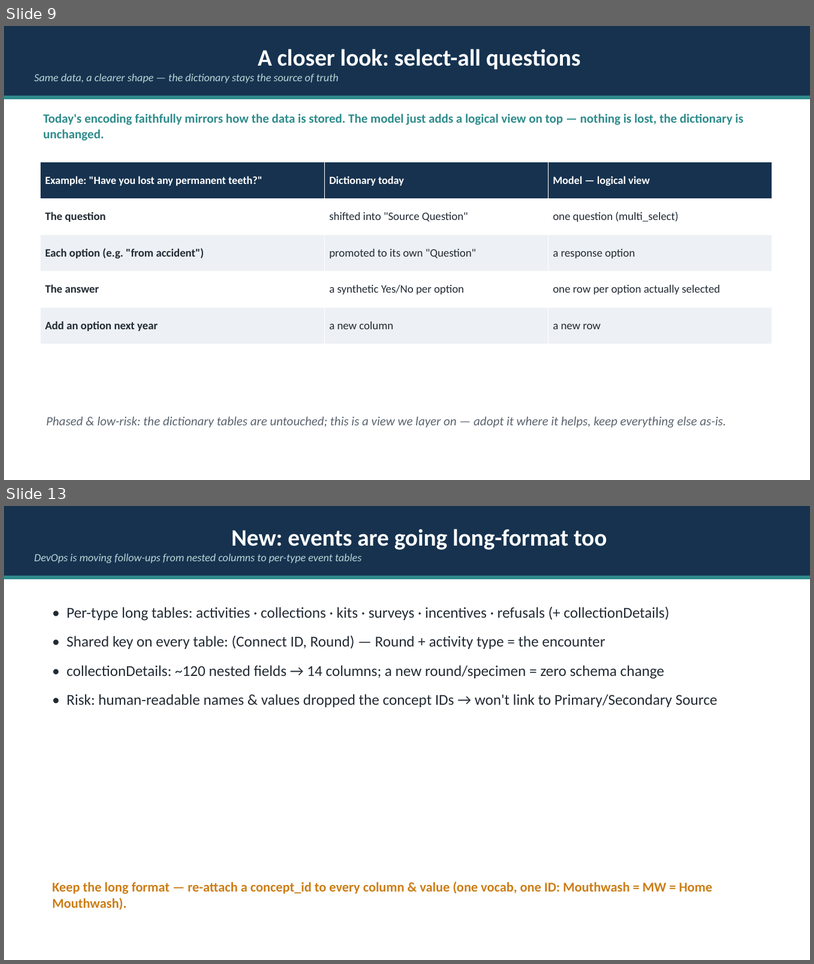
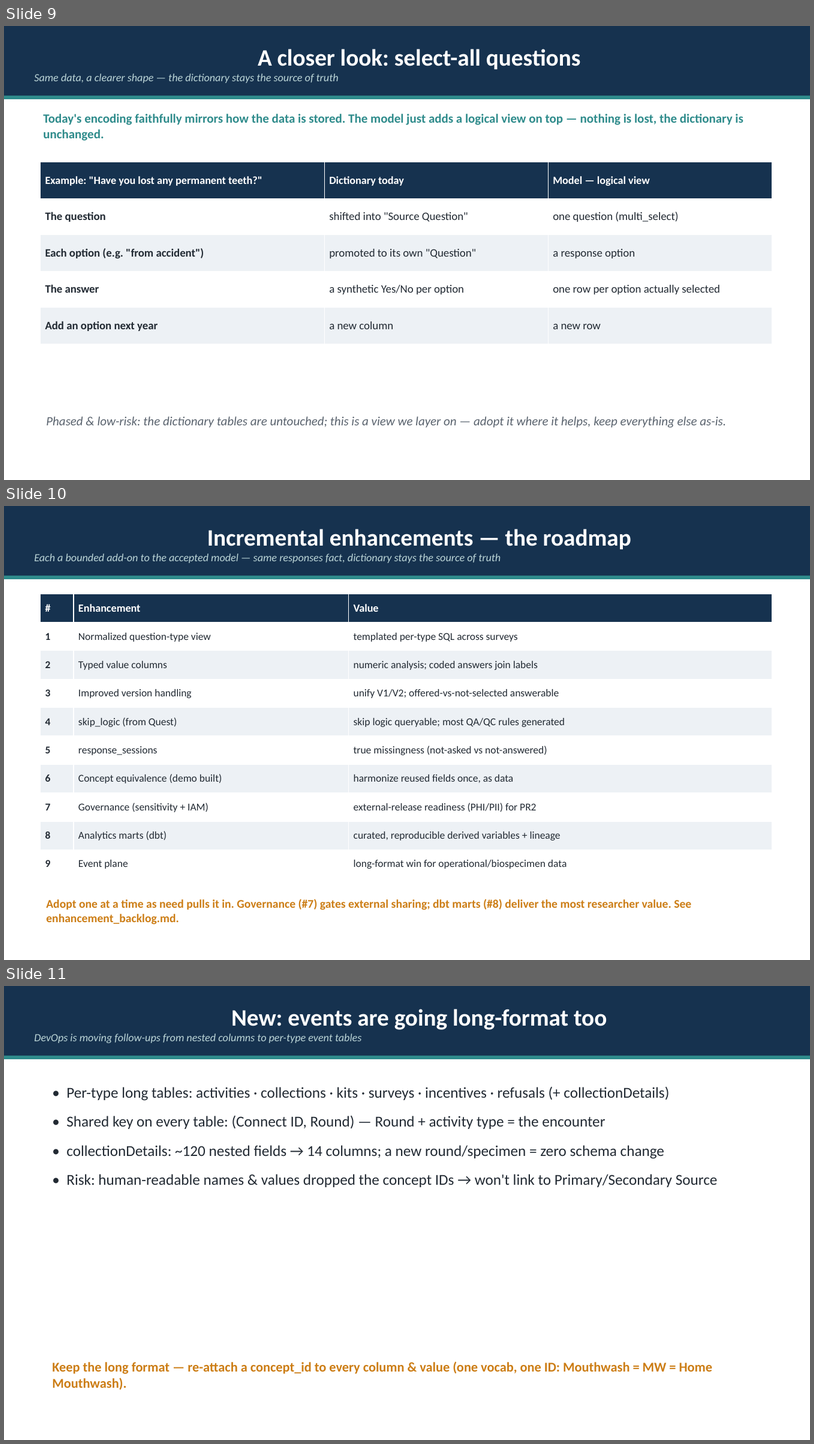
Before and after one commit to Analyticsphere/relational_data_model_demo, a slide deck: docs/Connect_Data_Model_Pitch.pptx. Shown one above the other, each under a label of ours: slides 9 and 13 before the commit, slides 9, 10 and 11 after it; the slides between them are not shown. The pictures are 814x964 and 814x1444 pixels, drawn with LibreOffice and Linux fonts; fonts in the diff are those of the drawing. Boxes give left, top, right and bottom in pixels: in the first picture for what was removed or moved away, otherwise in the second. Text is boxed around its words. In the diff, an @@ line names an element or a change of style, - is before the commit and + after.

Commit message:
Adopt Dictionary-Direct as THE model; recast Model B features as incremental enhancements
Decision: the Dictionary-Direct model (dictionary as source of truth + one long responses fact) is the
accepted Connect Data Model. The larger redesigned warehouse (formerly "Model B" / "Phase 2") is not
pursued as a wholesale transformation; its valuable capabilities are now documented as bounded, optional
enhancements layered on the accepted model.

- Add docs/enhancement_backlog.md: the decision record + each feature as a potential extension (value,
  sketch, cost) — normalized question-type view, typed value columns, version handling, skip_logic,
  response_sessions, concept equivalence, governance, dbt analytics marts (kept), event plane.
- README: "The Data Model" (Dictionary-Direct) + an "Incremental enhancements" section; Phase 2 narrative,
  ERD, and Next Steps removed/refocused.
- Refocus AGENTS.md, docs/internal_pitch.md, docs/example_queries.md (three-way -> two-way), and the slide
  deck (build_deck.py regenerated: two-phase/Phase-2 slides -> one enhancement-roadmap slide).
- Delete Model B artifacts: connect_data_model*/connect_integrated* SVGs, sql/data_model.sql,
  docs/phase2_etl_sketch.md, and the Model B dbml/mermaid twins.
- Keep the event plane as an enhancement (memo, event-plane SVGs, data_model_events sources).

```diff
--- a/docs/Connect_Data_Model_Pitch.pptx
+++ b/docs/Connect_Data_Model_Pitch.pptx
@@ slide 10 added at (4,506,810,960), background #FFFFFF @@
@@ rectangle added at (4,506,810,576), fill #16324F, 13 pt, text #BBD5D7, italic @@
+Incremental enhancements — the roadmap
+Each a bounded add-on to the accepted model — same responses fact, dictionary stays the source of truth
@@ rectangle added at (4,576,810,579), fill #2E8B8B @@
@@ table added at (40,594,772,878), 10 rows, 3 columns @@
+# | Enhancement | Value
+1 | Normalized question-type view | templated per-type SQL across surveys
+2 | Typed value columns | numeric analysis; coded answers join labels
+3 | Improved version handling | unify V1/V2; offered-vs-not-selected answerable
+4 | skip_logic (from Quest) | skip logic queryable; most QA/QC rules generated
+5 | response_sessions | true missingness (not-asked vs not-answered)
+6 | Concept equivalence (demo built) | harmonize reused fields once, as data
+7 | Governance (sensitivity + IAM) | external-release readiness (PHI/PII) for PR2
+8 | Analytics marts (dbt) | curated, reproducible derived variables + lineage
+9 | Event plane | long-format win for operational/biospecimen data
@@ text added at (46,898,692,924), 14 pt, text #CC7D15, bold @@
+Adopt one at a time as need pulls it in. Governance (#7) gates external sharing; dbt marts (#8) deliver the most researcher value. See enhancement_backlog.md.
@@ what was slide 13 is now slide 11 @@
```
Also in this commit, not shown: 3 slides changed, 1 other slide added, 4 slides removed, 24 other files.
